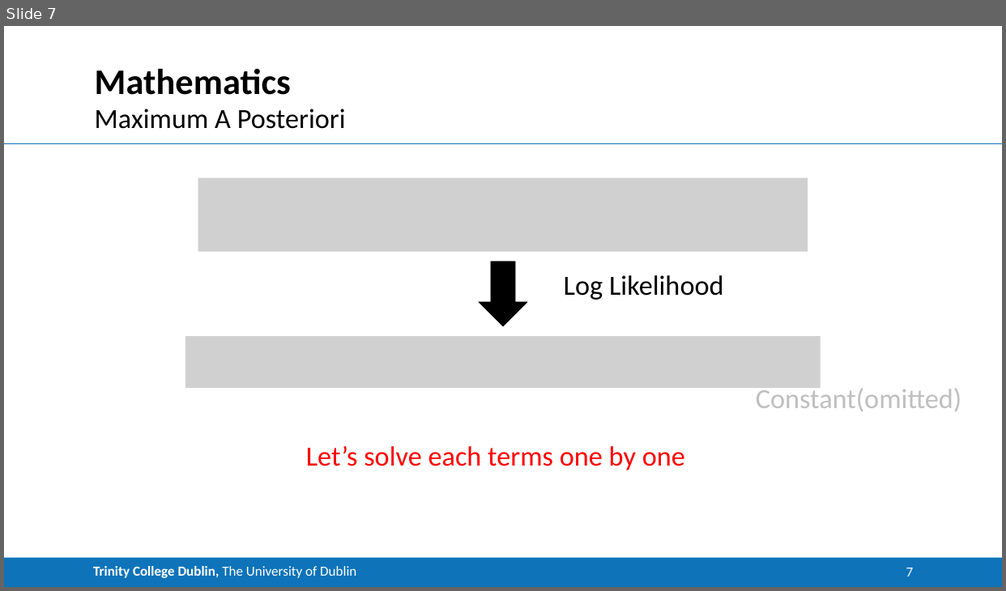
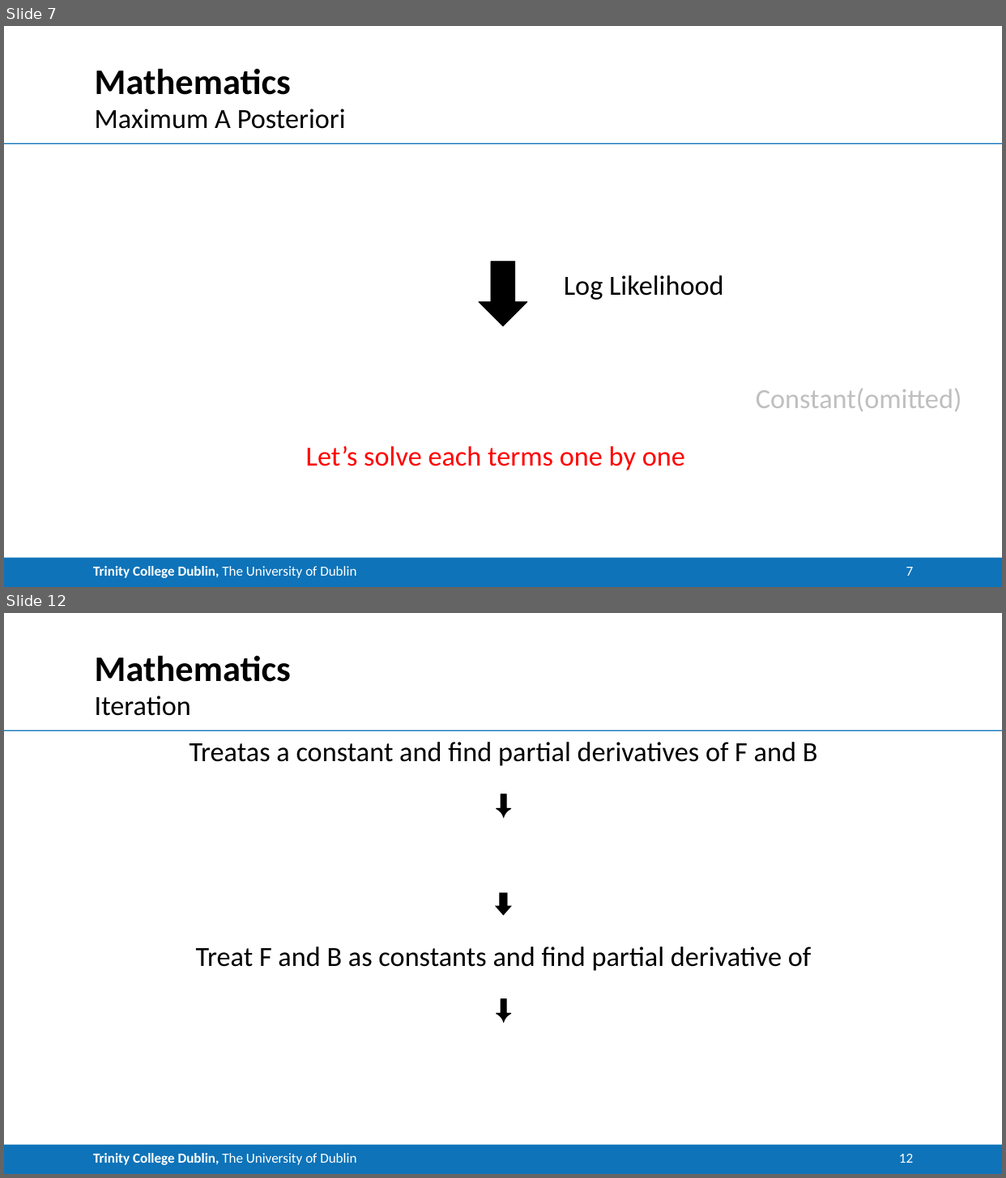
Before and after one commit to CNStanLee/CM_Matting, a slide deck: 002Matlab Project/Project.pptx. Shown one above the other, each under a label of ours: slide 7 before the commit, slides 7 and 12 after it; the slides between them are not shown. The pictures are 1006x591 and 1006x1178 pixels, drawn with LibreOffice and Linux fonts; fonts in the diff are those of the drawing; grey boxes stand for pictures. Boxes give left, top, right and bottom in pixels: in the first picture for what was removed or moved away, otherwise in the second. Text is boxed around its words. In the diff, an @@ line names an element or a change of style, - is before the commit and + after.

```diff
--- a/002Matlab Project/Project.pptx
+++ b/002Matlab Project/Project.pptx
@@ slide 12 added at (4,613,1002,1174), background #FFFFFF; not listed: 2 template elements that a slide beside it also shows @@
@@ title added at (95,655,291,682), 26 pt, text #000000, bold @@
+Mathematics
@@ text added at (95,696,191,716), 20 pt, text #000000 @@
+Iteration
@@ text added at (189,742,818,971), 20 pt, text #000000 @@
+Treatas a constant and find partial derivatives of F and B
+⬇️
+⬇️
+Treat F and B as constants and find partial derivative of
+⬇️
@@ page number added at (899,1154,913,1163), 10 pt, text #FFFFFF @@
+12
@@ slide 7 changed as well @@
@@ picture removed at (198,177,808,251) @@
@@ picture removed at (185,336,820,388) @@
```
Also in this commit, not shown: 6 other slides changed, 6 other slides added, 4 slides removed.
